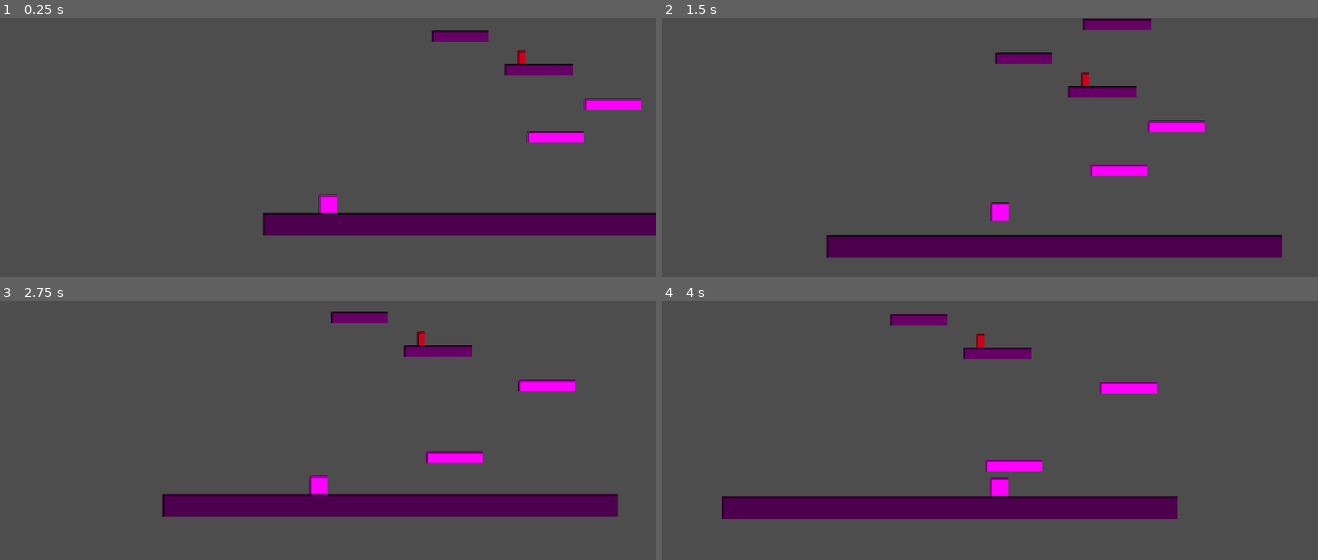
Above: before the commit, frames 1-4 (two rows, left to right).
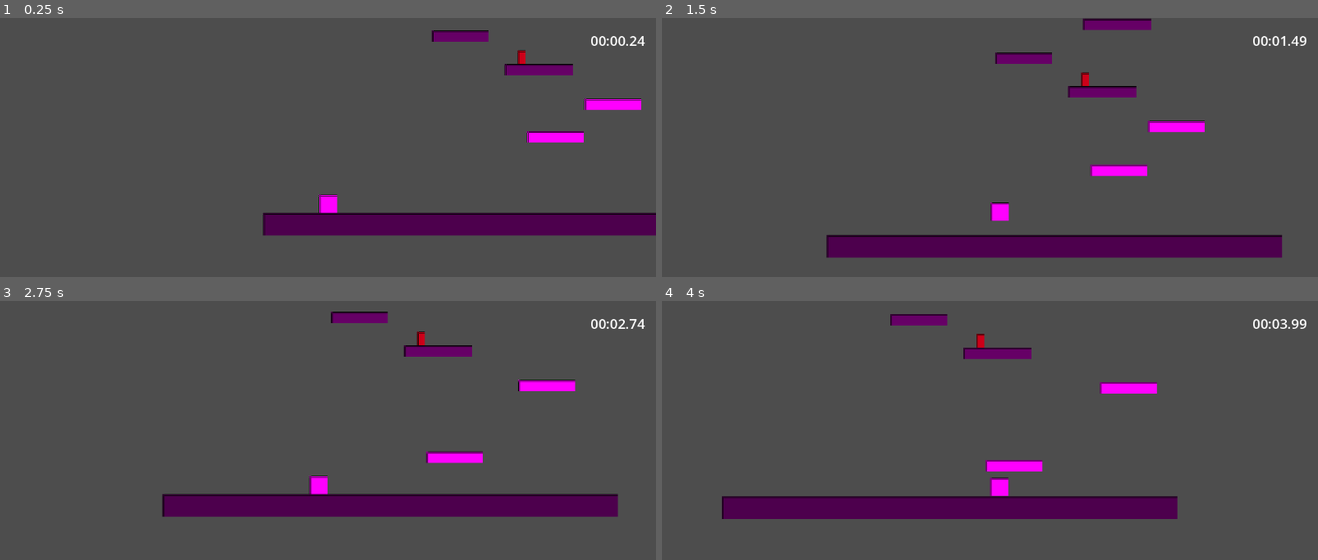
Above: after the commit, the same moments.

Repository: hyzor/simple-godot-game
Game: Godot game, scene res://main.tscn
Two runs of this game, one before a commit and one after it. Both use one fixed random seed, a clock stepped at 60 frames per second and the inputs below.
Inputs:
- Up to frame 1 (0.25 s): no input
- Up to frame 2 (1.5 s): hold Right (move_right) from 0.53 s (still down); tap Space (jump) at 0.77 s
- Up to frame 3 (2.75 s): tap Space (jump) at 1.52 s; release Right (move_right) at 2.03 s; hold Left (move_left) from 2.03 s (still down)
- Up to frame 4 (4 s): release Left (move_left) at 2.78 s; hold Right (move_right) from 2.78 s (still down); tap Space (jump) at 3.02, 3.77 s

The runs differ from the first frame. In frame 1, 0.2% of the frame differs, in the area x 90-99%, y 6-11%; in frame 2, 0.1%; in frame 3, 0.2%; in frame 4, 0.2%.

Commit message:
Add a timer to top-right corner

Diff:
--- a/goal.gd
+++ b/goal.gd
@@ -10,7 +10,13 @@
 func _on_body_entered(body: Node2D) -> void:
 	if body.is_in_group("player"):
 		level_completed.emit()
+		_stop_timer()
 		_show_victory_ui()
+
+func _stop_timer() -> void:
+	var timer_ui = get_tree().root.get_node_or_null("TimerUI")
+	if timer_ui:
+		timer_ui.stop()
 
 var victory_ui: CanvasLayer = null
 
--- a/main.tscn
+++ b/main.tscn
@@ -5,6 +5,7 @@
 [ext_resource type="PackedScene" path="res://spike.tscn" id="3_spike"]
 [ext_resource type="PackedScene" path="res://rotating_platform.tscn" id="4_1bvp3"]
 [ext_resource type="PackedScene" path="res://goal.tscn" id="5_lquwl"]
+[ext_resource type="PackedScene" path="res://timer_ui.tscn" id="6_7mycd"]
 
 [sub_resource type="RectangleShape2D" id="RectangleShape2D_floor"]
 size = Vector2(800, 40)
@@ -317,3 +318,5 @@
 [node name="Goal" parent="." unique_id=2075519887 instance=ExtResource("5_lquwl")]
 position = Vector2(68, -1106.0001)
 scale = Vector2(0.47058824, 0.78571427)
+
+[node name="TimerUI" parent="." unique_id=95214980 instance=ExtResource("6_7mycd")]
--- /dev/null
+++ b/timer_ui.gd
@@ -0,0 +1,23 @@
+extends CanvasLayer
+
+var time_elapsed: float = 0.0
+var is_running: bool = true
+
+@onready var timer_label: Label = $TimerLabel
+
+func _ready() -> void:
+	update_display()
+
+func _process(delta: float) -> void:
+	if is_running:
+		time_elapsed += delta
+		update_display()
+
+func update_display() -> void:
+	var minutes = int(time_elapsed) / 60
+	var seconds = int(time_elapsed) % 60
+	var milliseconds = int((time_elapsed - int(time_elapsed)) * 100)
+	timer_label.text = "%02d:%02d.%02d" % [minutes, seconds, milliseconds]
+
+func stop() -> void:
+	is_running = false
--- /dev/null
+++ b/timer_ui.tscn
@@ -0,0 +1,19 @@
+[gd_scene format=3 uid="uid://wqpip6sg7fg0"]
+
+[ext_resource type="Script" path="res://timer_ui.gd" id="1_timerui"]
+
+[node name="TimerUI" type="CanvasLayer"]
+layer = 101
+script = ExtResource("1_timerui")
+
+[node name="TimerLabel" type="Label" parent="."]
+anchors_preset = 1
+anchor_left = 1.0
+anchor_right = 1.0
+offset_left = -200.0
+offset_top = 20.0
+offset_right = -20.0
+offset_bottom = 60.0
+horizontal_alignment = 2
+vertical_alignment = 1
+theme_override_font_sizes/font_size = 24
Not shown, added: timer_ui.gd.uid
